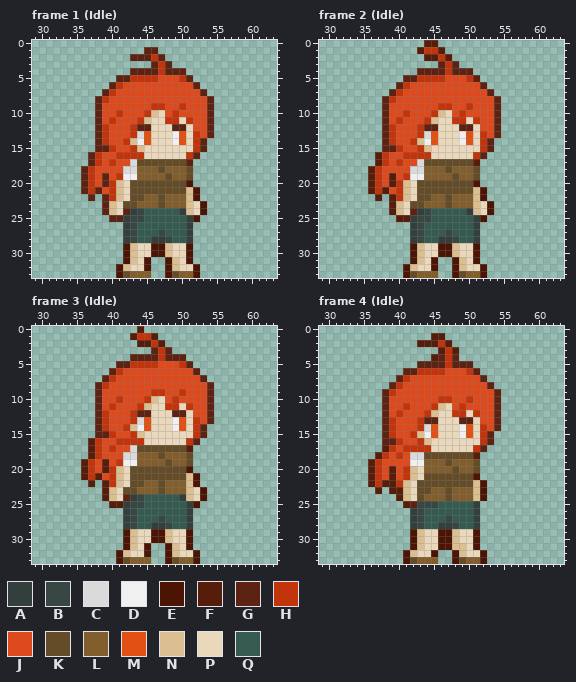
Pixel-art file: Sprites/MC/MC.aseprite. Above: the version before the commit.
64x34 pixels, 32 frames. Shown: frame 1 (Idle): x 29..63, y 0..33; frame 2 (Idle): x 29..63, y 0..33; frame 3 (Idle): x 29..63, y 0..33; frame 4 (Idle): x 29..63, y 0..33. The commit also changed other frames, which this record leaves out.
Palette (. is transparent): A #323f3c  B #384744  C #dadada  D #f0f0f0  E #4c1404  F #561d0b  G #5c2312  H #c2340c  J #dc4a1e  K #634c27  L #815e2c  M #e25113  N #dcbf90  P #e9d8bc  Q #355a50
Once edited:
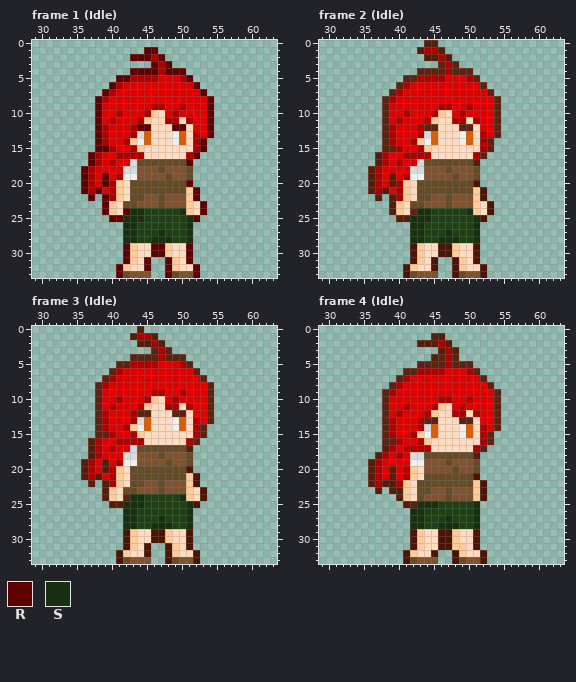
Colours new in this view: R #5f0000  S #17300f
Difference:
colour H: #c2340c -> #af0000
colour J: #dc4a1e -> #df0000
colour L: #815e2c -> #7f532f
colour M: #e25113 -> #dd5e00
colour N: #dcbf90 -> #ffcb97
colour P: #e9d8bc -> #ffdbc0
colour Q: #355a50 -> #1e4014
Changed rows in their new state; - is a pixel that keeps its letter.
Frame 1 (Idle), layer "oldbody":
first column x 36:
 1 ---------RR--------
 2 -------RRR-R-------
 3 ----------R-R------
 4 -------RRRR-RRR----
 5 -----RR--------R---
 6 ----R-----------R--
 7 ---R-------------R-
 8 --R---------------R
 9 --R---------------R
10 --R---------------R
11 --R---------------R
12 --R-----RR---RR---R
13 --R---------------R
14 --R--------------R-
15 --RR-------------R-
16 -R--------------R--
17 -R-------------R---
18 R------------------
19 R--R---------------
20 R--R-----------R---
21 R-R-------------R--
22 -R-R------------R--
23 ---R-------------R-
24 ---R--RSS-----S--R-
25 ----RRSSS------SR--
26 ------SS-------S---
27 ------SS---S---S---
28 ------SS--SSS--S---
29 ------R---RR---R---
30 ------R---RR---R---
31 ------R--R--R--R---
32 -----R---R--R---R--
33 -----R------R---R--
Frame 2 (Idle), layer "oldbody":
first column x 42:
24 -SS-----S-
25 SSS------S
26 SS-------S
27 SS---S---S
28 SS--SSS--S
Frame 3 (Idle), layer "oldbody": the same change as frame 2 (Idle)
Frame 4 (Idle), layer "oldbody":
first column x 42:
25 -SSS-----S
26 SS-------S
27 SS---S---S
28 SS--SSS--S
Boxes around the changes in both pictures, in picture pixels (x1, y1, x2, y2):
changed: (81, 47, 214, 278)
changed: (375, 47, 494, 278)
changed: (88, 333, 207, 564)
changed: (375, 340, 494, 564)
